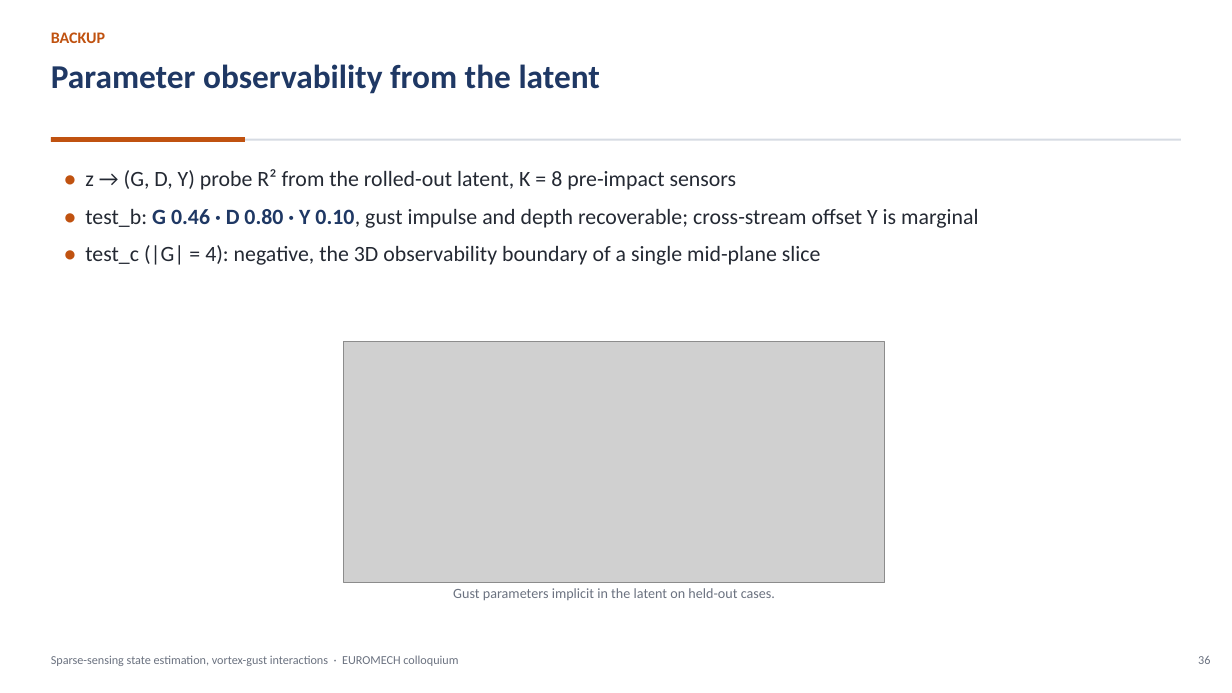
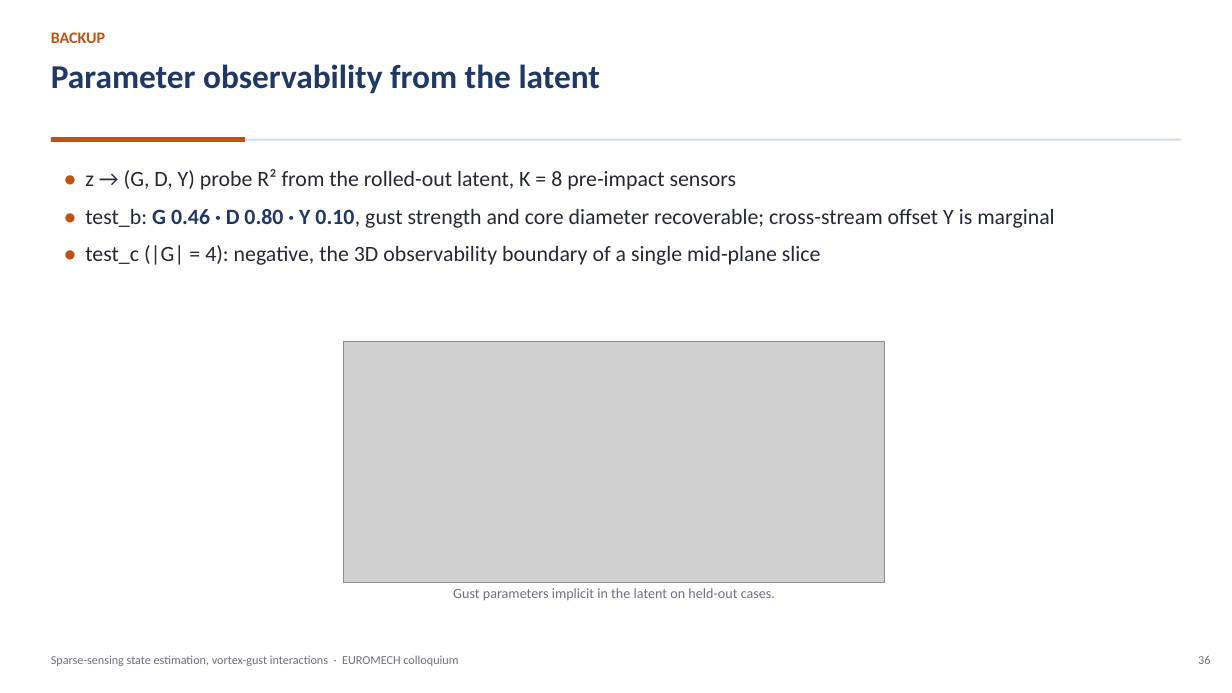
Before and after one commit to sanmi90/GUST-JEPA, a slide deck: slide 36 of paper/talk/euromech_gust_jepa.pptx. Drawn at 1232x693 pixels with LibreOffice and Linux fonts; fonts in the diff are those of the drawing; grey boxes stand for pictures. Boxes give left, top, right and bottom in pixels: in the first picture for what was removed or moved away, otherwise in the second. Text is boxed around its words. In the diff, an @@ line names an element or a change of style, - is before the commit and + after.

```diff
--- a/paper/talk/euromech_gust_jepa.pptx
+++ b/paper/talk/euromech_gust_jepa.pptx
@@ text at bbox=[85, 209, 1054, 228]: text changed @@
-• test_b: G 0.46 · D 0.80 · Y 0.10, gust impulse and depth recoverable; cross-stream offset Y is marginal
+• test_b: G 0.46 · D 0.80 · Y 0.10, gust strength and core diameter recoverable; cross-stream offset Y is marginal
```
Also in this commit, not shown: 3 other slides changed, 5 other files.
